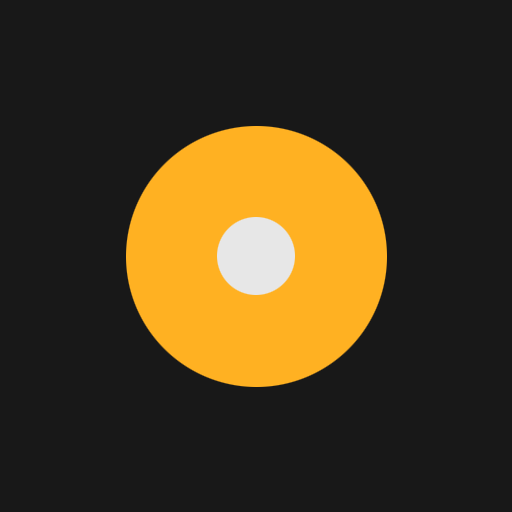
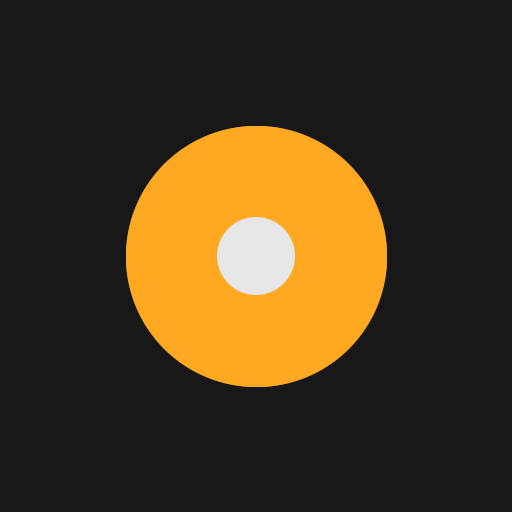
Comparing the layer stacks of the two 512px x 512px images. Changes:
painted on "Layer 11" over bbox(126, 126, 387, 387)
